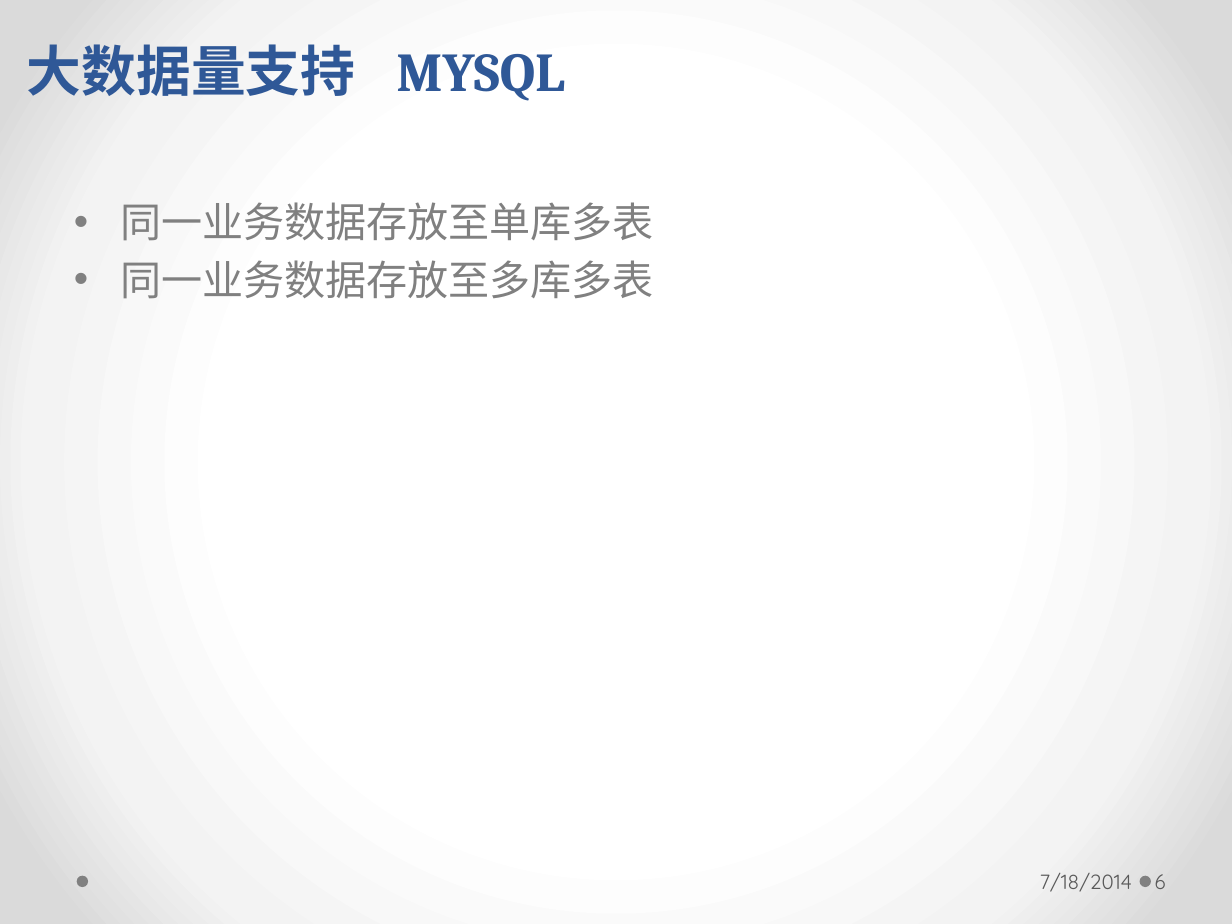
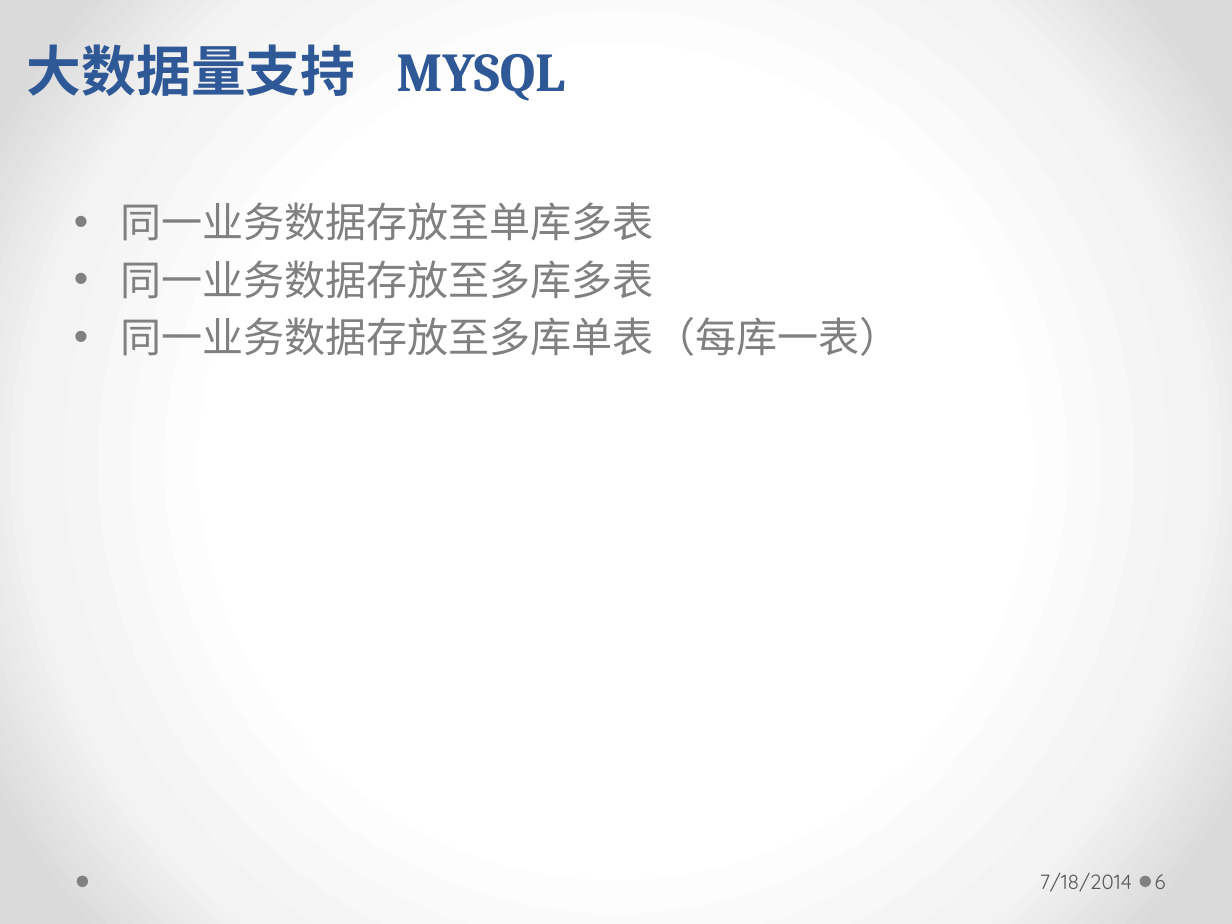
Before and after one commit to longhaisheng/dbroute, a slide deck: slide 6 of dbroute.pptx. Drawn at 1232x924 pixels with LibreOffice and Linux fonts; fonts in the diff are those of the drawing. Boxes give left, top, right and bottom in pixels: in the first picture for what was removed or moved away, otherwise in the second. Text is boxed around its words. In the diff, an @@ line names an element or a change of style, - is before the commit and + after.

```diff
--- a/dbroute.pptx
+++ b/dbroute.pptx
@@ text at [120, 317, 900, 356]: paragraph added @@
+• 同一业务数据存放至多库单表（每库一表）
```
Also in this commit, not shown: 4 other slides changed.
